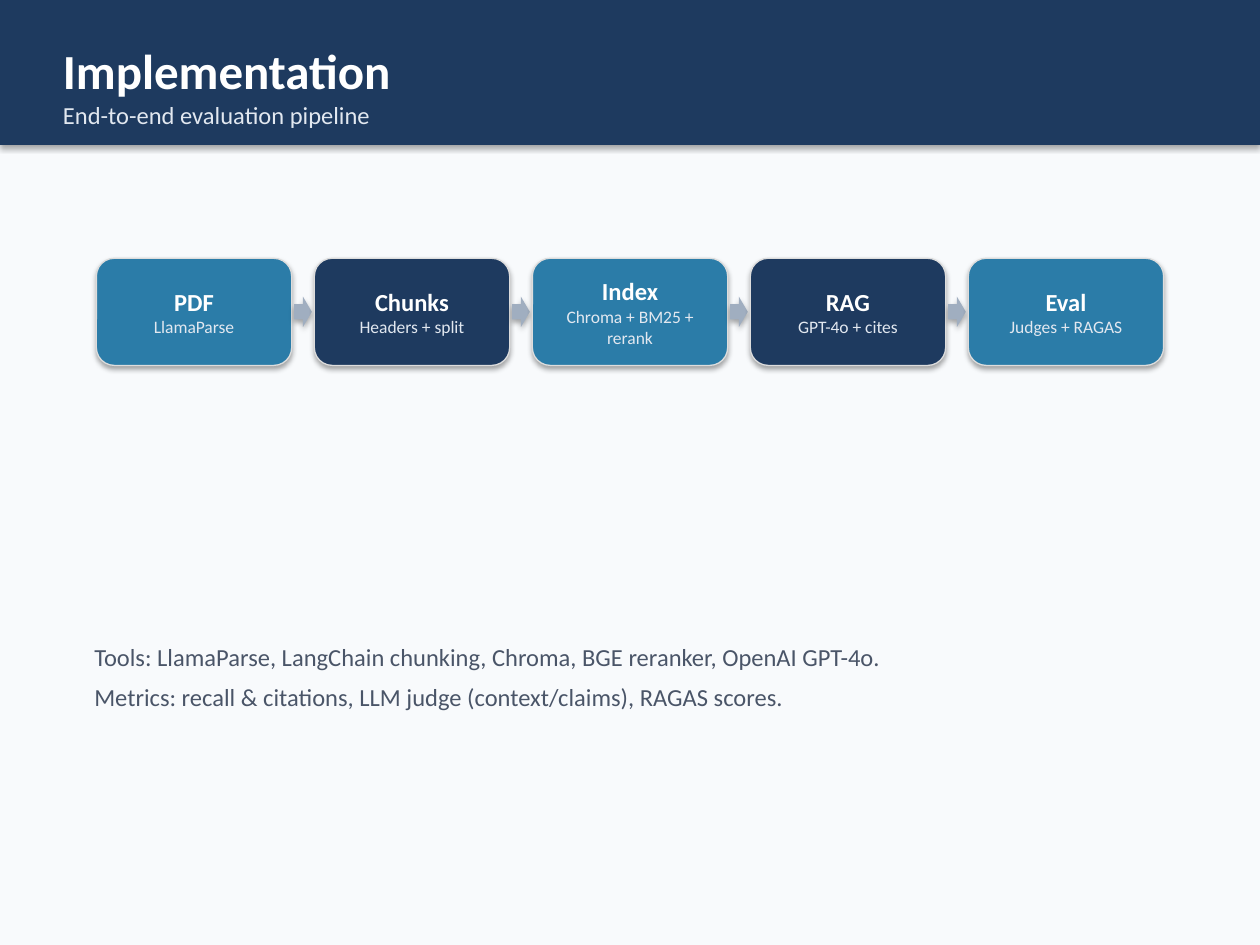
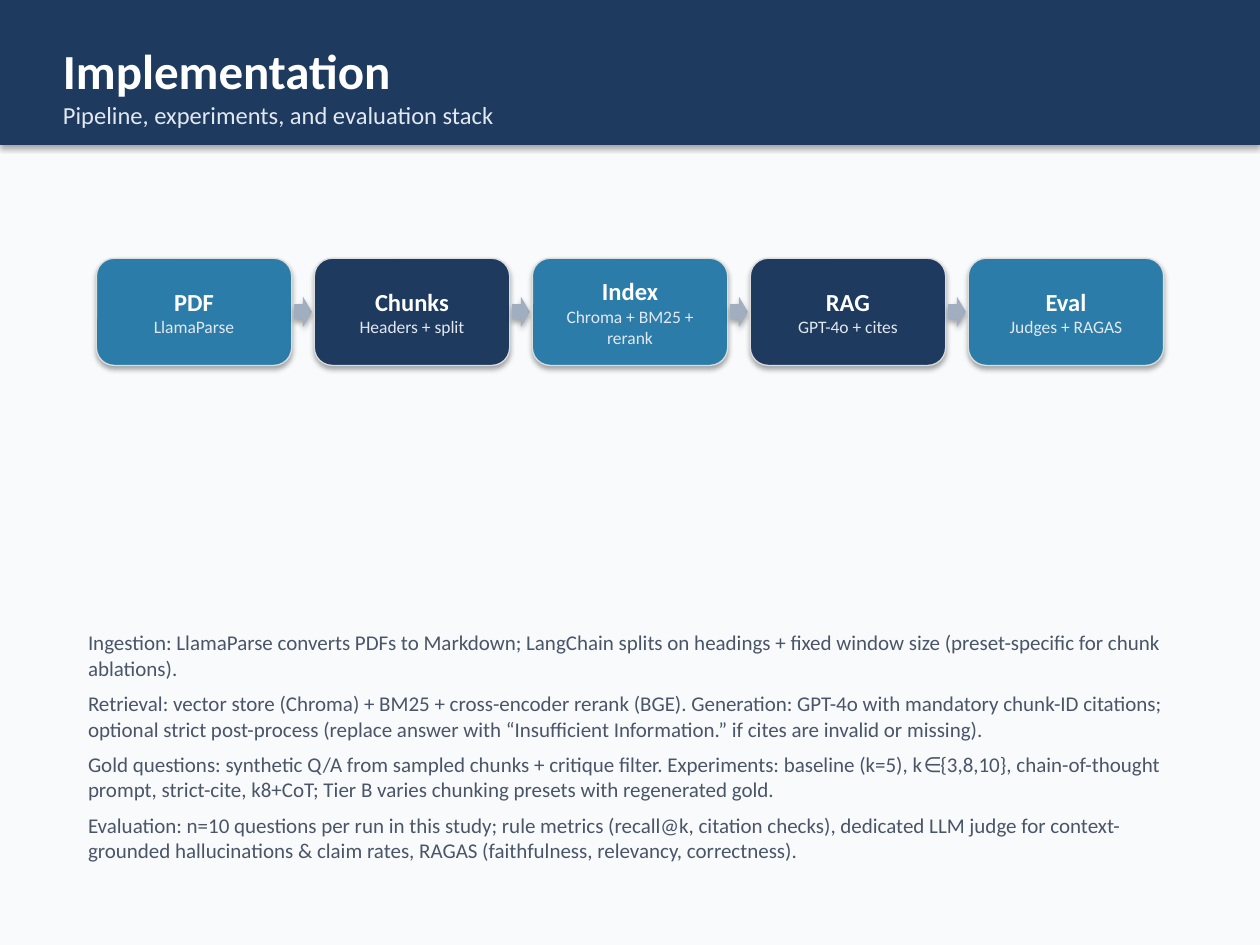
Before and after one commit to TrevorConnolly/FinanceQAHallucinations, a slide deck: slide 5 of outputs/presentation/RAG_Hallucination_Capstone.pptx. Drawn at 1260x945 pixels with LibreOffice and Linux fonts; fonts in the diff are those of the drawing. Boxes give left, top, right and bottom in pixels: in the first picture for what was removed or moved away, otherwise in the second. Text is boxed around its words. In the diff, an @@ line names an element or a change of style, - is before the commit and + after.

```diff
--- a/outputs/presentation/RAG_Hallucination_Capstone.pptx
+++ b/outputs/presentation/RAG_Hallucination_Capstone.pptx
@@ text in rectangle at (63,107,494,128): text changed @@
-End-to-end evaluation pipeline
+Pipeline, experiments, and evaluation stack
@@ text at (88,635,1161,862): text changed; size 14 to 12 pt @@
-Tools: LlamaParse, LangChain chunking, Chroma, BGE reranker, OpenAI GPT-4o.
-Metrics: recall & citations, LLM judge (context/claims), RAGAS scores.
+Ingestion: LlamaParse converts PDFs to Markdown; LangChain splits on headings + fixed window size (preset-specific for chunk ablations).
+Retrieval: vector store (Chroma) + BM25 + cross-encoder rerank (BGE). Generation: GPT-4o with mandatory chunk-ID citations; optional strict post-process (replace answer with “Insufficient Information.” if cites are invalid or missing).
+Gold questions: synthetic Q/A from sampled chunks + critique filter. Experiments: baseline (k=5), k∈{3,8,10}, chain-of-thought prompt, strict-cite, k8+CoT; Tier B varies chunking presets with regenerated gold.
+Evaluation: n=10 questions per run in this study; rule metrics (recall@k, citation checks), dedicated LLM judge for context-grounded hallucinations & claim rates, RAGAS (faithfulness, relevancy, correctness).
```
Also in this commit, not shown: 1 other slide changed, 4 slides added, 3 slides removed, 1 other file.
